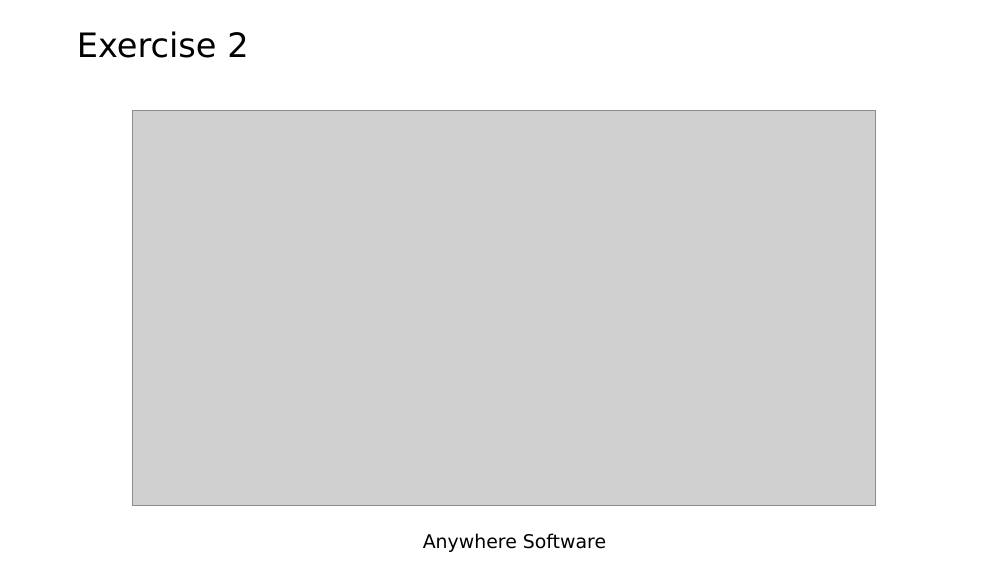
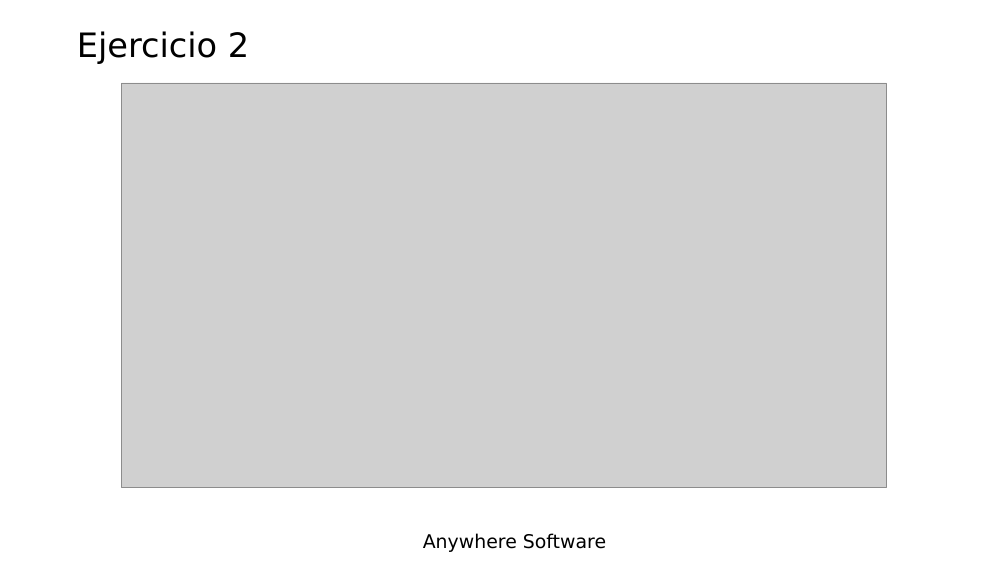
Before and after one commit to Lamashino/Teaching-B4J, a slide deck: slide 21 of Tema 5 - Diseñador/Tema 5 - Diseñador.pptx. Drawn at 1008x567 pixels with LibreOffice and Linux fonts; fonts in the diff are those of the drawing; grey boxes stand for pictures; background and template pictures are left out. Boxes give left, top, right and bottom in pixels: in the first picture for what was removed or moved away, otherwise in the second. Text is boxed around its words. In the diff, an @@ line names an element or a change of style, - is before the commit and + after.

```diff
--- a/Tema 5 - Diseñador/Tema 5 - Diseñador.pptx
+++ b/Tema 5 - Diseñador/Tema 5 - Diseñador.pptx
@@ title at (77,31,249,64): text changed @@
-Exercise 2
+Ejercicio 2
@@ picture: place and size @@
-picture at (133,110,876,505)
+picture at (122,83,886,487)
```
Also in this commit, not shown: 9 other slides changed, 10 slides added, 10 slides removed, 2 other files.
